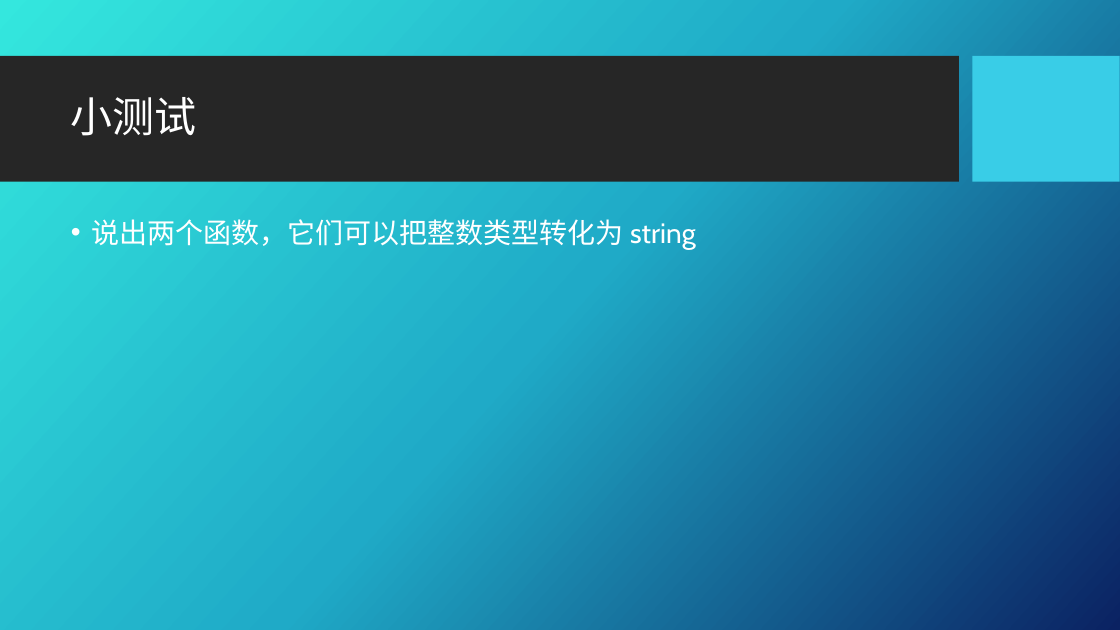
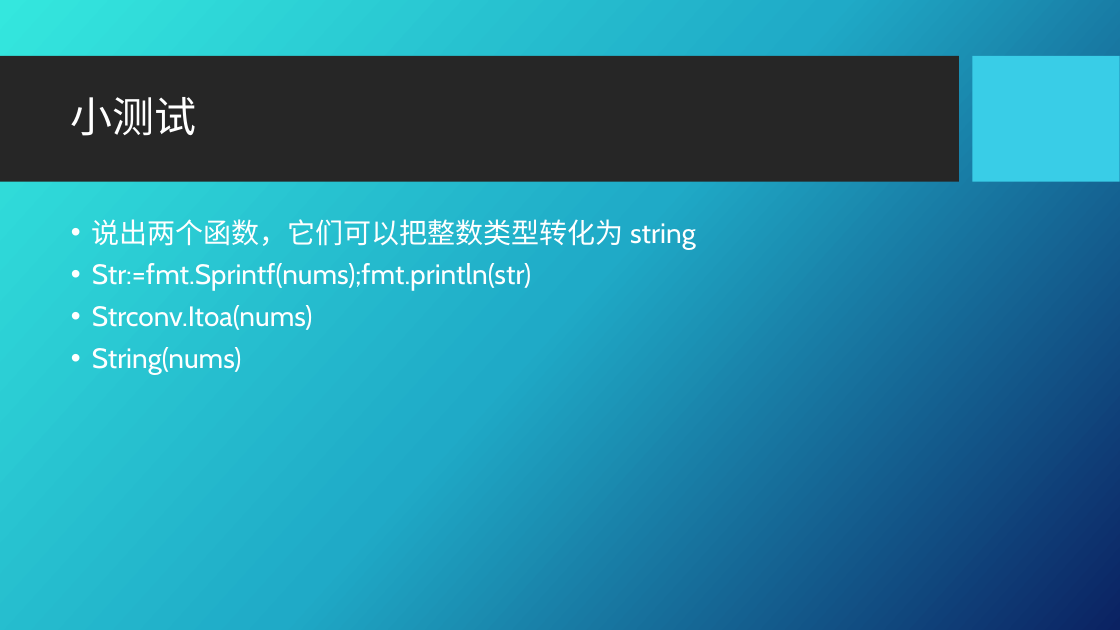
Before and after one commit to Applevegetable/note, a slide deck: slide 15 of PPT/Go 10.pptx. Drawn at 1120x630 pixels with LibreOffice and Linux fonts; fonts in the diff are those of the drawing; background and template pictures are left out. Boxes give left, top, right and bottom in pixels: in the first picture for what was removed or moved away, otherwise in the second. Text is boxed around its words. In the diff, an @@ line names an element or a change of style, - is before the commit and + after.

```diff
--- a/PPT/Go 10.pptx
+++ b/PPT/Go 10.pptx
@@ text at (92, 263, 531, 375): paragraphs added @@
+• Str:=fmt.Sprintf(nums);fmt.println(str)
+• Strconv.Itoa(nums)
+• String(nums)
```
Also in this commit, not shown: 1 other slide changed, 13 other files.
